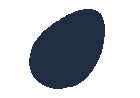
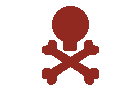
Two versions of the same layered image (140px x 98px). Layer-by-layer changes:
added layer "disease" above "shade" over [42, 6, 99, 85]
hid "eggs" over [29, 9, 105, 89]
